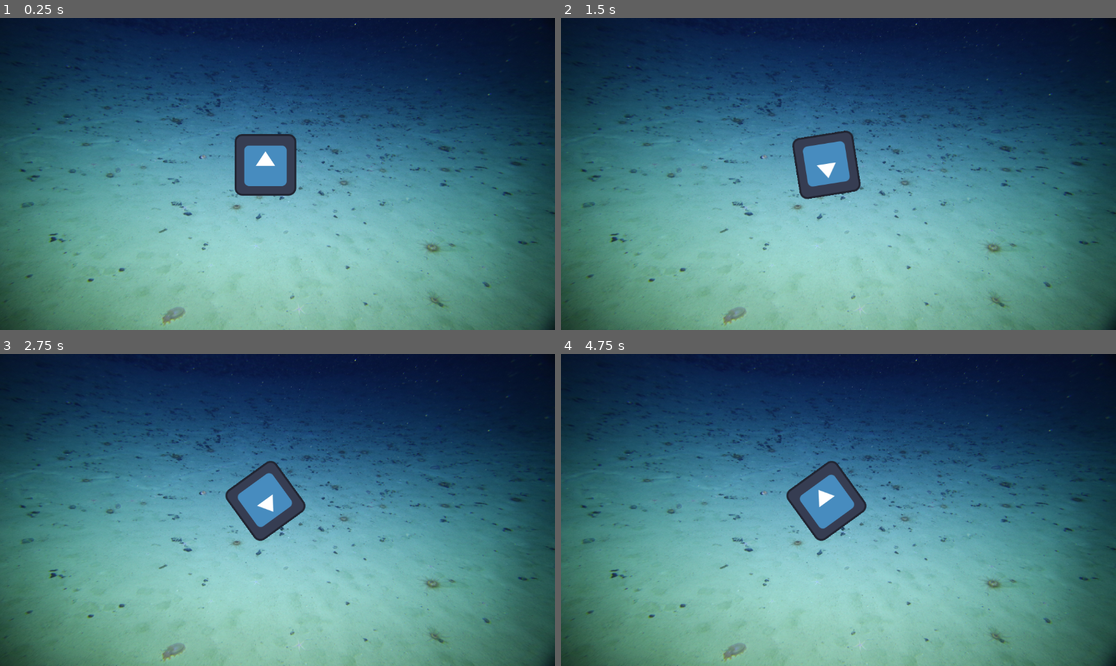
Above: before the commit, frames 1-4 (two rows, left to right).
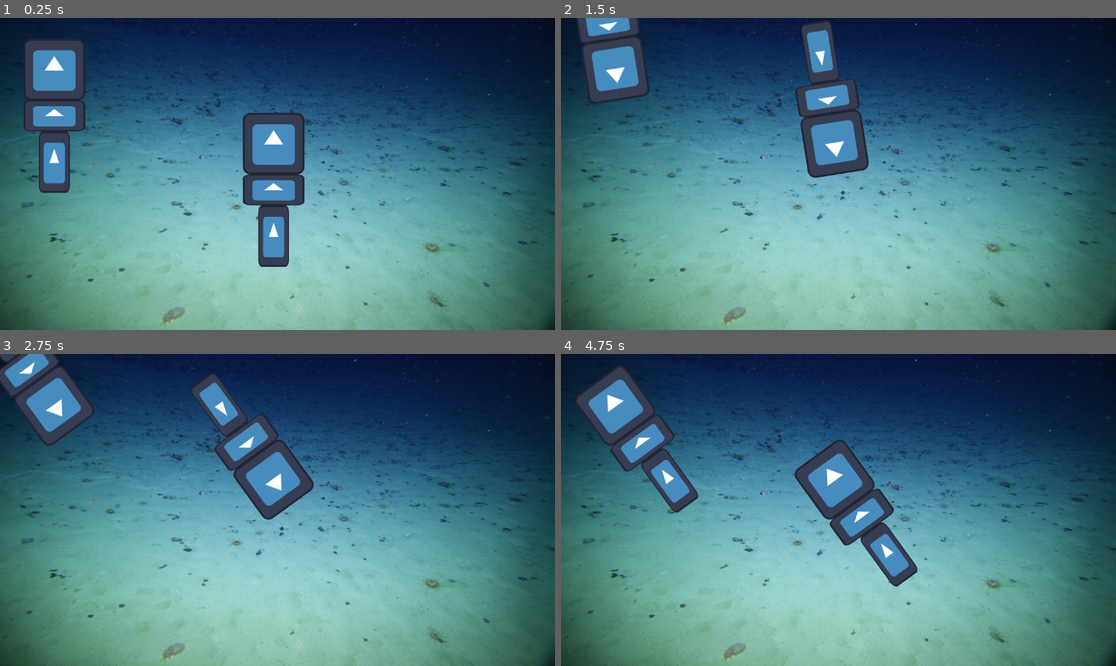
Above: after the commit, the same moments.

Repository: Zluh-Play/Godot_Test_Project
Game: Godot game, scene res://scenes/World.tscn
Two runs of this game, one before a commit and one after it. Both use one fixed random seed, a clock stepped at 60 frames per second and the inputs below. The engine's default icon, where the game draws it, is replaced by a stand-in: a white triangle on a blue panel in a dark square.
Inputs:
- Up to frame 1 (0.25 s): no input
- Up to frame 2 (1.5 s): tap Enter (ui_accept) at 0.5, 0.6, 0.77, 1.07, 1.35 s; hold Right (ui_right) from 0.53 s (still down)
- Up to frame 3 (2.75 s): tap Enter (ui_accept) at 1.52, 1.82, 2.1 s; release Right (ui_right) at 2.03 s; hold Left (ui_left) from 2.03 s (still down)
- Up to frame 4 (4.75 s): release Left (ui_left) at 2.78 s; hold Right (ui_right) 2.78-4.28 s; tap Enter (ui_accept) at 2.85, 3.02, 3.32, 3.6, 3.77, 4.07, 4.35, 4.52 s; hold Left (ui_left) from 4.28 s (still down)

The runs differ from the first frame. In frame 1, 8.3% of the frame differs, in the area x 4-55%, y 6-80%; in frame 2, 7.7%; in frame 3, 7.9%; in frame 4, 8.6%, in the area x 2-65%, y 4-75%.

Commit message:
Added simple fish to main scene

Diff:
--- a/scenes/Fish/Fish.tscn
+++ b/scenes/Fish/Fish.tscn
@@ -1,7 +1,17 @@
-[gd_scene format=3 uid="uid://c4d6j4bvaxta0"]
+[gd_scene load_steps=5 format=3 uid="uid://c4d6j4bvaxta0"]
 
-[node name="CharacterBody2D" type="CharacterBody2D"]
+[ext_resource type="Script" path="res://scenes/Fish/fish.gd" id="1_bxeq1"]
+[ext_resource type="PackedScene" uid="uid://cebu2xebllolu" path="res://scenes/Fish/parts/Head.tscn" id="1_wcae1"]
+[ext_resource type="PackedScene" uid="uid://nxjvkfwhblbk" path="res://scenes/Fish/parts/Segment.tscn" id="2_aby42"]
+[ext_resource type="PackedScene" uid="uid://bwo7x6cjl7n2" path="res://scenes/Fish/parts/Tail.tscn" id="3_yy0dm"]
 
-[node name="CollisionShape2D" type="CollisionShape2D" parent="."]
+[node name="Node2D" type="Node2D"]
+script = ExtResource("1_bxeq1")
 
-[node name="Sprite2D" type="Sprite2D" parent="."]
+[node name="Head" parent="." instance=ExtResource("1_wcae1")]
+
+[node name="Segment" parent="." instance=ExtResource("2_aby42")]
+position = Vector2(0, 96)
+
+[node name="Tail" parent="." instance=ExtResource("3_yy0dm")]
+position = Vector2(0, 192)
--- /dev/null
+++ b/scenes/Fish/fish.gd
@@ -0,0 +1,25 @@
+extends Node2D
+
+var speed = 400
+var angular_speed = PI
+
+# Called when the node enters the scene tree for the first time.
+func _ready() -> void:
+	print("Hewwo!")
+
+
+# Called every frame. 'delta' is the elapsed time since the previous frame.
+func _process(delta: float) -> void:
+	var direction = 0
+	if Input.is_action_pressed("ui_left"):
+		direction = -1
+	if Input.is_action_pressed("ui_right"):
+		direction = 1
+
+	rotation += angular_speed * direction * delta
+
+	var velocity = Vector2.ZERO
+	if Input.is_action_pressed("ui_up"):
+		velocity = Vector2.UP.rotated(rotation) * speed
+
+	position += velocity * delta
--- a/scenes/Fish/parts/Head.tscn
+++ b/scenes/Fish/parts/Head.tscn
@@ -1,3 +1,14 @@
-[gd_scene format=3 uid="uid://cebu2xebllolu"]
+[gd_scene load_steps=3 format=3 uid="uid://cebu2xebllolu"]
 
-[node name="Head" type="Node"]
+[ext_resource type="Texture2D" uid="uid://gmg1lqoqwmsf" path="res://icon.svg" id="1_nq137"]
+
+[sub_resource type="RectangleShape2D" id="RectangleShape2D_3fuql"]
+size = Vector2(128, 128)
+
+[node name="Head" type="CharacterBody2D"]
+
+[node name="Sprite2D" type="Sprite2D" parent="."]
+texture = ExtResource("1_nq137")
+
+[node name="CollisionShape2D" type="CollisionShape2D" parent="."]
+shape = SubResource("RectangleShape2D_3fuql")
--- a/scenes/Fish/parts/Segment.tscn
+++ b/scenes/Fish/parts/Segment.tscn
@@ -1,3 +1,15 @@
-[gd_scene format=3 uid="uid://nxjvkfwhblbk"]
+[gd_scene load_steps=3 format=3 uid="uid://nxjvkfwhblbk"]
 
-[node name="Segment" type="Node"]
+[ext_resource type="Texture2D" uid="uid://gmg1lqoqwmsf" path="res://icon.svg" id="1_2joxr"]
+
+[sub_resource type="RectangleShape2D" id="RectangleShape2D_uhd7t"]
+size = Vector2(128, 64)
+
+[node name="Segment" type="CharacterBody2D"]
+
+[node name="Sprite2D" type="Sprite2D" parent="."]
+scale = Vector2(1, 0.5)
+texture = ExtResource("1_2joxr")
+
+[node name="CollisionShape2D" type="CollisionShape2D" parent="."]
+shape = SubResource("RectangleShape2D_uhd7t")
--- a/scenes/Fish/parts/Tail.tscn
+++ b/scenes/Fish/parts/Tail.tscn
@@ -1,3 +1,15 @@
-[gd_scene format=3 uid="uid://bwo7x6cjl7n2"]
+[gd_scene load_steps=3 format=3 uid="uid://bwo7x6cjl7n2"]
 
-[node name="Tail" type="Node"]
+[ext_resource type="Texture2D" uid="uid://gmg1lqoqwmsf" path="res://icon.svg" id="1_u2bsq"]
+
+[sub_resource type="RectangleShape2D" id="RectangleShape2D_ww6xs"]
+size = Vector2(64, 128)
+
+[node name="Tail" type="CharacterBody2D"]
+
+[node name="Sprite2D" type="Sprite2D" parent="."]
+scale = Vector2(0.5, 1)
+texture = ExtResource("1_u2bsq")
+
+[node name="CollisionShape2D" type="CollisionShape2D" parent="."]
+shape = SubResource("RectangleShape2D_ww6xs")
--- /dev/null
+++ b/scenes/Fish/parts/head.gd
@@ -0,0 +1,25 @@
+extends CharacterBody2D
+
+
+const SPEED = 300.0
+const JUMP_VELOCITY = -400.0
+
+
+func _physics_process(delta: float) -> void:
+	# Add the gravity.
+	if not is_on_floor():
+		velocity += get_gravity() * delta
+
+	# Handle jump.
+	if Input.is_action_just_pressed("ui_accept") and is_on_floor():
+		velocity.y = JUMP_VELOCITY
+
+	# Get the input direction and handle the movement/deceleration.
+	# As good practice, you should replace UI actions with custom gameplay actions.
+	var direction := Input.get_axis("ui_left", "ui_right")
+	if direction:
+		velocity.x = direction * SPEED
+	else:
+		velocity.x = move_toward(velocity.x, 0, SPEED)
+
+	move_and_slide()
--- a/scenes/World.tscn
+++ b/scenes/World.tscn
@@ -1,7 +1,7 @@
 [gd_scene load_steps=3 format=3 uid="uid://qilvpu34musp"]
 
 [ext_resource type="Texture2D" uid="uid://ddvyjq4pm5vur" path="res://assets/images/Sea bottom.png" id="1_epfqr"]
-[ext_resource type="PackedScene" uid="uid://c6insg5b211js" path="res://scenes/Test_Scene.tscn" id="2_ume65"]
+[ext_resource type="PackedScene" uid="uid://c4d6j4bvaxta0" path="res://scenes/Fish/Fish.tscn" id="2_137f0"]
 
 [node name="World" type="Node"]
 
@@ -10,4 +10,8 @@
 scale = Vector2(0.96, 0.81)
 texture = ExtResource("1_epfqr")
 
-[node name="Sprite2D2" parent="." instance=ExtResource("2_ume65")]
+[node name="Fish1" parent="." instance=ExtResource("2_137f0")]
+position = Vector2(112.699, 107.245)
+
+[node name="Fish2" parent="." instance=ExtResource("2_137f0")]
+position = Vector2(568, 261)
